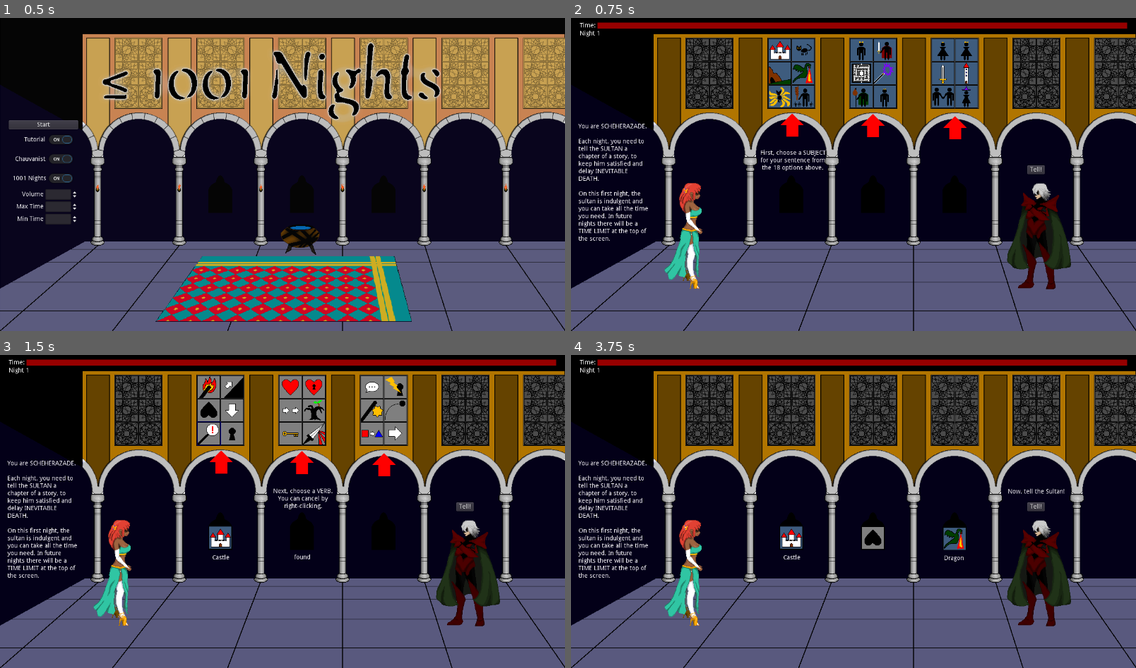
Above: before the commit, frames 1-4 (two rows, left to right).
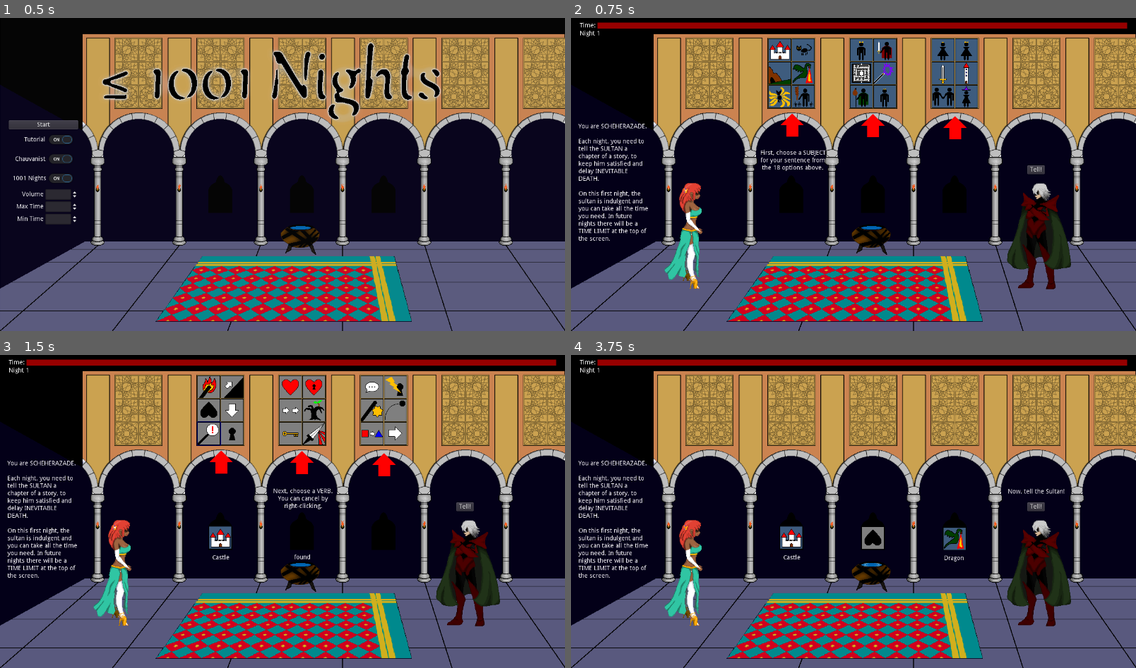
Above: after the commit, the same moments.

Repository: alpacanumerals/LD50
Game: Godot game, scene res://TitleScreen.tscn
Two runs of this game, one before a commit and one after it. Both use one fixed random seed, a clock stepped at 60 frames per second and the inputs below.
Inputs (mouse positions are in pixels of both pictures, inside the frame that each line leads up to):
- Up to frame 1 (0.5 s): no input
- Up to frame 2 (0.75 s): click "Start" at 0.5 s
- Up to frame 3 (1.5 s): tap Enter at 1.25 s; drag from (209, 386) to (220, 536) at 1.27 s
- Up to frame 4 (3.75 s): tap Space at 2, 3.5 s; drag from (802, 386) to (791, 536) at 2.02 s; tap Enter at 2.75 s; move the mouse to (780, 411) at 2.77 s; hold Right mouse button (right_click) 2.78-3.5 s; click (780, 411) at 3.05 s; drag from (802, 411) to (870, 536) at 3.52 s

Frame 1 is identical in both runs. In frame 2, 27% of the frame differs, in the area x 14-100%, y 5-98%; in frame 3, 27%; in frame 4, 32%.

Commit message:
anim sprites in gameplay

Diff:
--- a/StoryScene.tscn
+++ b/StoryScene.tscn
@@ -23,6 +23,10 @@
 [ext_resource path="res://assets/sparkle.png" type="Texture" id=21]
 [ext_resource path="res://arrow.gd" type="Script" id=22]
 [ext_resource path="res://fonts/OpenSans_title.tres" type="DynamicFont" id=23]
+[ext_resource path="res://firesprite.gd" type="Script" id=24]
+[ext_resource path="res://assets/droplet.png" type="Texture" id=25]
+[ext_resource path="res://assets/chamber-title.png" type="Texture" id=26]
+[ext_resource path="res://assets/Flame.png" type="Texture" id=27]
 
 [sub_resource type="StyleBoxFlat" id=17]
 bg_color = Color( 0.596078, 0, 0, 1 )
@@ -98,6 +102,147 @@
 [sub_resource type="SpriteFrames" id=16]
 animations = [ {
 "frames": [ SubResource( 6 ), SubResource( 7 ), SubResource( 8 ), SubResource( 9 ), SubResource( 10 ), SubResource( 11 ), SubResource( 12 ), SubResource( 13 ), SubResource( 14 ), SubResource( 15 ), null, null, null, null, null, null, null, null, null, null, null, null, null, null, null ],
+"loop": true,
+"name": "default",
+"speed": 5.0
+} ]
+
+[sub_resource type="AtlasTexture" id=27]
+flags = 4
+atlas = ExtResource( 25 )
+region = Rect2( 0, 0, 46, 48 )
+
+[sub_resource type="AtlasTexture" id=28]
+flags = 4
+atlas = ExtResource( 25 )
+region = Rect2( 46, 0, 46, 48 )
+
+[sub_resource type="AtlasTexture" id=29]
+flags = 4
+atlas = ExtResource( 25 )
+region = Rect2( 92, 0, 46, 48 )
+
+[sub_resource type="AtlasTexture" id=30]
+flags = 4
+atlas = ExtResource( 25 )
+region = Rect2( 138, 0, 46, 48 )
+
+[sub_resource type="AtlasTexture" id=31]
+flags = 4
+atlas = ExtResource( 25 )
+region = Rect2( 184, 0, 46, 48 )
+
+[sub_resource type="AtlasTexture" id=32]
+flags = 4
+atlas = ExtResource( 25 )
+region = Rect2( 230, 0, 46, 48 )
+
+[sub_resource type="AtlasTexture" id=33]
+flags = 4
+atlas = ExtResource( 25 )
+region = Rect2( 276, 0, 46, 48 )
+
+[sub_resource type="AtlasTexture" id=34]
+flags = 4
+atlas = ExtResource( 25 )
+region = Rect2( 322, 0, 46, 48 )
+
+[sub_resource type="AtlasTexture" id=35]
+flags = 4
+atlas = ExtResource( 25 )
+region = Rect2( 368, 0, 46, 48 )
+
+[sub_resource type="AtlasTexture" id=36]
+flags = 4
+atlas = ExtResource( 25 )
+region = Rect2( 414, 0, 46, 48 )
+
+[sub_resource type="SpriteFrames" id=37]
+animations = [ {
+"frames": [ SubResource( 27 ), SubResource( 28 ), SubResource( 29 ), SubResource( 30 ), SubResource( 31 ), SubResource( 32 ), SubResource( 33 ), SubResource( 34 ), SubResource( 35 ), SubResource( 36 ), SubResource( 36 ), SubResource( 36 ), SubResource( 36 ), SubResource( 36 ), SubResource( 36 ), SubResource( 36 ), SubResource( 36 ), SubResource( 36 ), SubResource( 36 ), SubResource( 36 ), SubResource( 36 ), SubResource( 36 ), SubResource( 36 ), SubResource( 36 ), SubResource( 36 ), SubResource( 36 ), SubResource( 36 ), SubResource( 36 ), SubResource( 36 ), SubResource( 36 ), SubResource( 36 ), SubResource( 36 ), SubResource( 36 ), SubResource( 36 ), SubResource( 36 ), SubResource( 36 ), SubResource( 36 ), SubResource( 36 ), SubResource( 36 ), SubResource( 36 ), SubResource( 36 ), SubResource( 36 ), SubResource( 36 ), SubResource( 36 ), SubResource( 36 ), SubResource( 36 ), SubResource( 36 ), SubResource( 36 ), SubResource( 36 ), SubResource( 36 ), SubResource( 36 ) ],
+"loop": true,
+"name": "default",
+"speed": 5.0
+} ]
+
+[sub_resource type="AtlasTexture" id=38]
+flags = 4
+atlas = ExtResource( 27 )
+region = Rect2( 0, 0, 6, 12 )
+
+[sub_resource type="AtlasTexture" id=39]
+flags = 4
+atlas = ExtResource( 27 )
+region = Rect2( 6, 0, 6, 12 )
+
+[sub_resource type="AtlasTexture" id=40]
+flags = 4
+atlas = ExtResource( 27 )
+region = Rect2( 12, 0, 6, 12 )
+
+[sub_resource type="AtlasTexture" id=41]
+flags = 4
+atlas = ExtResource( 27 )
+region = Rect2( 18, 0, 6, 12 )
+
+[sub_resource type="AtlasTexture" id=42]
+flags = 4
+atlas = ExtResource( 27 )
+region = Rect2( 24, 0, 6, 12 )
+
+[sub_resource type="AtlasTexture" id=43]
+flags = 4
+atlas = ExtResource( 27 )
+region = Rect2( 0, 12, 6, 12 )
+
+[sub_resource type="AtlasTexture" id=44]
+flags = 4
+atlas = ExtResource( 27 )
+region = Rect2( 6, 12, 6, 12 )
+
+[sub_resource type="AtlasTexture" id=19]
+flags = 4
+atlas = ExtResource( 27 )
+region = Rect2( 12, 12, 6, 12 )
+
+[sub_resource type="AtlasTexture" id=20]
+flags = 4
+atlas = ExtResource( 27 )
+region = Rect2( 18, 12, 6, 12 )
+
+[sub_resource type="AtlasTexture" id=21]
+flags = 4
+atlas = ExtResource( 27 )
+region = Rect2( 24, 12, 6, 12 )
+
+[sub_resource type="AtlasTexture" id=22]
+flags = 4
+atlas = ExtResource( 27 )
+region = Rect2( 0, 24, 6, 12 )
+
+[sub_resource type="AtlasTexture" id=23]
+flags = 4
+atlas = ExtResource( 27 )
+region = Rect2( 6, 24, 6, 12 )
+
+[sub_resource type="AtlasTexture" id=24]
+flags = 4
+atlas = ExtResource( 27 )
+region = Rect2( 12, 24, 6, 12 )
+
+[sub_resource type="AtlasTexture" id=25]
+flags = 4
+atlas = ExtResource( 27 )
+region = Rect2( 18, 24, 6, 12 )
+
+[sub_resource type="AtlasTexture" id=26]
+flags = 4
+atlas = ExtResource( 27 )
+region = Rect2( 24, 24, 6, 12 )
+
+[sub_resource type="SpriteFrames" id=45]
+animations = [ {
+"frames": [ SubResource( 38 ), SubResource( 39 ), SubResource( 40 ), SubResource( 41 ), SubResource( 42 ), SubResource( 43 ), SubResource( 44 ), SubResource( 19 ), SubResource( 20 ), SubResource( 21 ), SubResource( 22 ), SubResource( 23 ), SubResource( 24 ), SubResource( 25 ), SubResource( 26 ) ],
 "loop": true,
 "name": "default",
 "speed": 5.0
@@ -147,10 +292,11 @@
 script = ExtResource( 2 )
 
 [node name="Sprite" type="Sprite" parent="."]
+position = Vector2( 111, 194 )
 z_index = -1
 texture = ExtResource( 5 )
 centered = false
-offset = Vector2( -20, -20 )
+offset = Vector2( -131, -214 )
 
 [node name="SubjectWindow" type="Area2D" parent="."]
 position = Vector2( 479, 404 )
@@ -654,7 +800,7 @@
 [node name="AnimatedSprite" type="AnimatedSprite" parent="Shez"]
 position = Vector2( -9, -103 )
 frames = SubResource( 16 )
-frame = 17
+frame = 1
 playing = true
 
 [node name="Sultan" type="Sprite" parent="."]
@@ -674,7 +820,7 @@
 [node name="AnimatedSprite" type="AnimatedSprite" parent="Sultan2"]
 position = Vector2( 74, -19 )
 frames = SubResource( 16 )
-frame = 14
+frame = 23
 playing = true
 
 [node name="Tutorial" type="Node2D" parent="."]
@@ -751,6 +897,53 @@
 position = Vector2( 850, 239 )
 texture = ExtResource( 20 )
 script = ExtResource( 22 )
+
+[node name="AnimSprites" type="Sprite" parent="."]
+z_index = -1
+texture = ExtResource( 26 )
+centered = false
+offset = Vector2( -20, -20 )
+
+[node name="AnimatedSprite" type="AnimatedSprite" parent="AnimSprites"]
+position = Vector2( 662, 485 )
+frames = SubResource( 37 )
+frame = 40
+playing = true
+
+[node name="FireSprite1" type="AnimatedSprite" parent="AnimSprites"]
+position = Vector2( 201, 372 )
+frames = SubResource( 45 )
+script = ExtResource( 24 )
+
+[node name="FireSprite2" type="AnimatedSprite" parent="AnimSprites"]
+position = Vector2( 386, 372 )
+frames = SubResource( 45 )
+frame = 7
+script = ExtResource( 24 )
+
+[node name="FireSprite3" type="AnimatedSprite" parent="AnimSprites"]
+position = Vector2( 571, 372 )
+frames = SubResource( 45 )
+frame = 2
+script = ExtResource( 24 )
+
+[node name="FireSprite4" type="AnimatedSprite" parent="AnimSprites"]
+position = Vector2( 756, 372 )
+frames = SubResource( 45 )
+frame = 10
+script = ExtResource( 24 )
+
+[node name="FireSprite5" type="AnimatedSprite" parent="AnimSprites"]
+position = Vector2( 941, 372 )
+frames = SubResource( 45 )
+frame = 5
+script = ExtResource( 24 )
+
+[node name="FireSprite6" type="AnimatedSprite" parent="AnimSprites"]
+position = Vector2( 1126, 372 )
+frames = SubResource( 45 )
+frame = 12
+script = ExtResource( 24 )
 
 [connection signal="go_back" from="." to="WallCards" method="_on_StoryScene_go_back"]
 [connection signal="go_back" from="." to="WindowText" method="_on_StoryScene_go_back"]
--- a/TitleScreen.tscn
+++ b/TitleScreen.tscn
@@ -288,41 +288,41 @@
 [node name="AnimatedSprite" type="AnimatedSprite" parent="AnimSprites"]
 position = Vector2( 662, 485 )
 frames = SubResource( 11 )
-frame = 21
+frame = 31
 playing = true
 
 [node name="FireSprite1" type="AnimatedSprite" parent="AnimSprites"]
 position = Vector2( 201, 372 )
-frames = SubResource( 27 )
+frames = SubResource( 45 )
 script = ExtResource( 6 )
 
 [node name="FireSprite2" type="AnimatedSprite" parent="AnimSprites"]
 position = Vector2( 386, 372 )
-frames = SubResource( 27 )
+frames = SubResource( 45 )
 frame = 7
 script = ExtResource( 6 )
 
 [node name="FireSprite3" type="AnimatedSprite" parent="AnimSprites"]
 position = Vector2( 571, 372 )
-frames = SubResource( 27 )
+frames = SubResource( 45 )
 frame = 2
 script = ExtResource( 6 )
 
 [node name="FireSprite4" type="AnimatedSprite" parent="AnimSprites"]
 position = Vector2( 756, 372 )
-frames = SubResource( 27 )
+frames = SubResource( 45 )
 frame = 10
 script = ExtResource( 6 )
 
 [node name="FireSprite5" type="AnimatedSprite" parent="AnimSprites"]
 position = Vector2( 941, 372 )
-frames = SubResource( 27 )
+frames = SubResource( 45 )
 frame = 5
 script = ExtResource( 6 )
 
 [node name="FireSprite6" type="AnimatedSprite" parent="AnimSprites"]
 position = Vector2( 1126, 372 )
-frames = SubResource( 27 )
+frames = SubResource( 45 )
 frame = 12
 script = ExtResource( 6 )
 
Not shown: 1 places in StoryScene.tscn that only renumber resources
Not shown: 2 places in TitleScreen.tscn that only renumber resources
